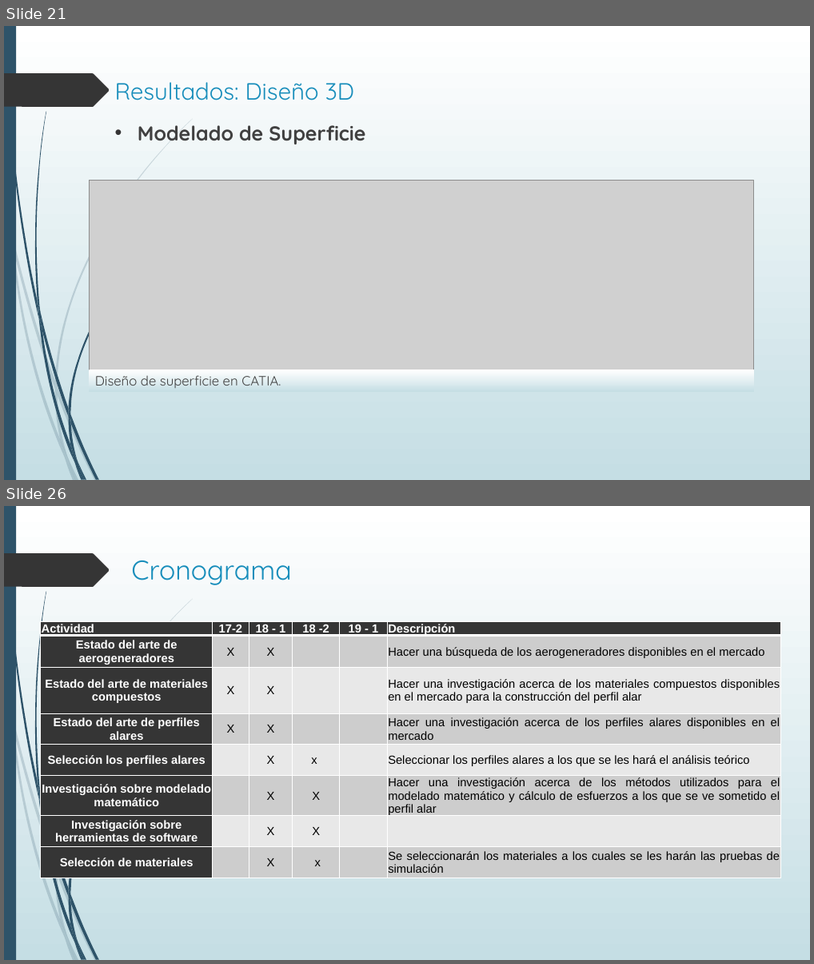
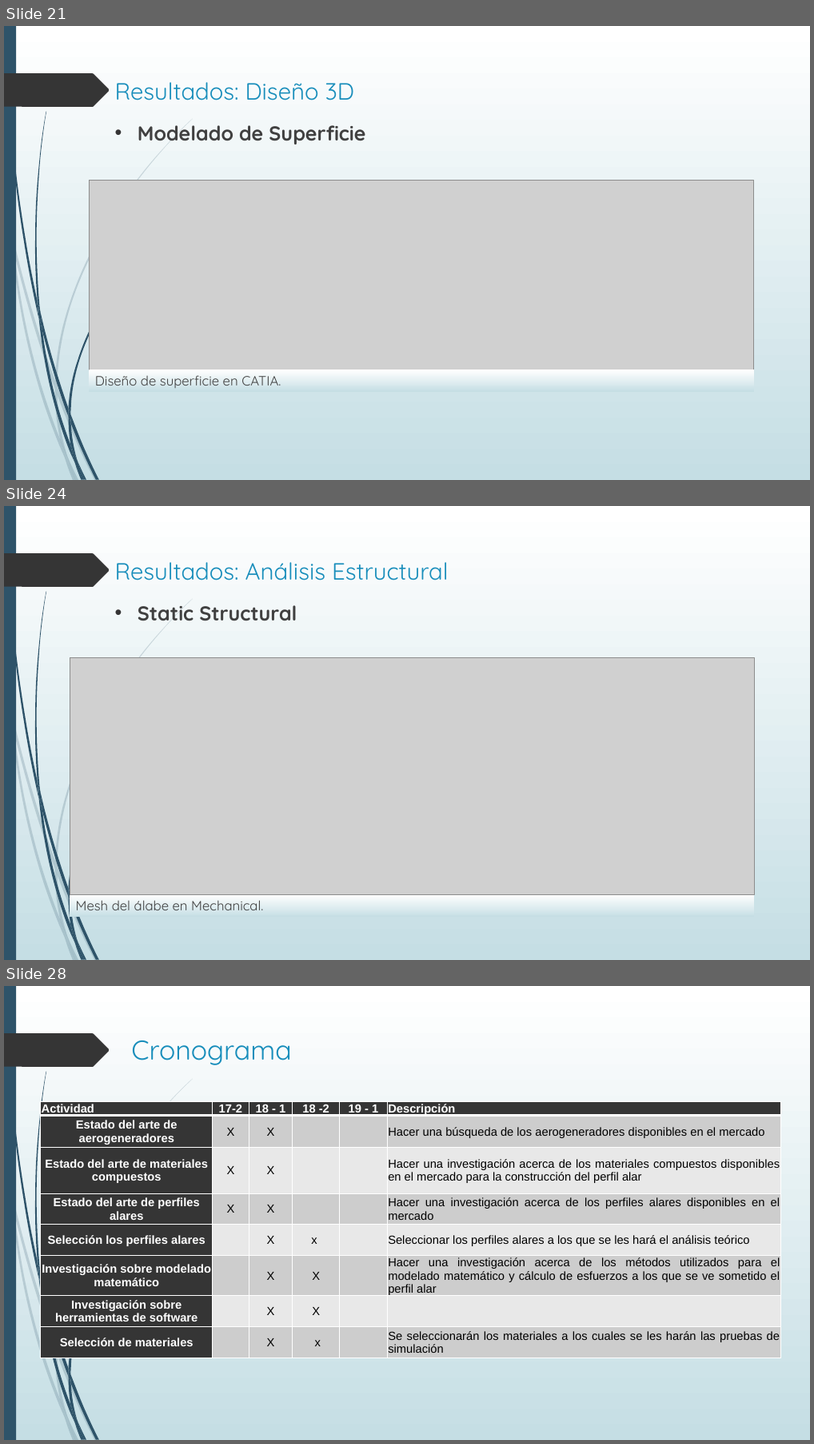
Before and after one commit to ChuyX3/WTDesigner, a slide deck: Protocolo de Tesis Presentación.pptx. Shown one above the other, each under a label of ours: slides 21 and 26 before the commit, slides 21, 24 and 28 after it; the slides between them are not shown. The pictures are 814x964 and 814x1444 pixels, drawn with LibreOffice and Linux fonts; fonts in the diff are those of the drawing; grey boxes stand for pictures; background and template pictures are left out. Boxes give left, top, right and bottom in pixels: in the first picture for what was removed or moved away, otherwise in the second. Text is boxed around its words. In the diff, an @@ line names an element or a change of style, - is before the commit and + after.

```diff
--- a/Protocolo de Tesis Presentación.pptx
+++ b/Protocolo de Tesis Presentación.pptx
@@ slide 24 added at box(4, 506, 810, 960), background gradient #FFFFFF to #C5DEE5; not listed: 24 template elements that a slide beside it also shows @@
@@ title added at box(115, 562, 449, 580), 28 pt, text #178DBB @@
+Resultados: Análisis Estructural
@@ text added at box(138, 605, 297, 621), 24 pt, text #404040, bold @@
+• Static Structural
@@ picture added at box(70, 658, 754, 894) @@
@@ rectangle added at box(70, 894, 754, 916), fill gradient #FFFFFF to #C5DEE5, 16 pt, text #404040 @@
+Mesh del álabe en Mechanical.
@@ what was slide 26 is now slide 28 @@
```
Also in this commit, not shown: 7 slides changed, 1 other slide added.
